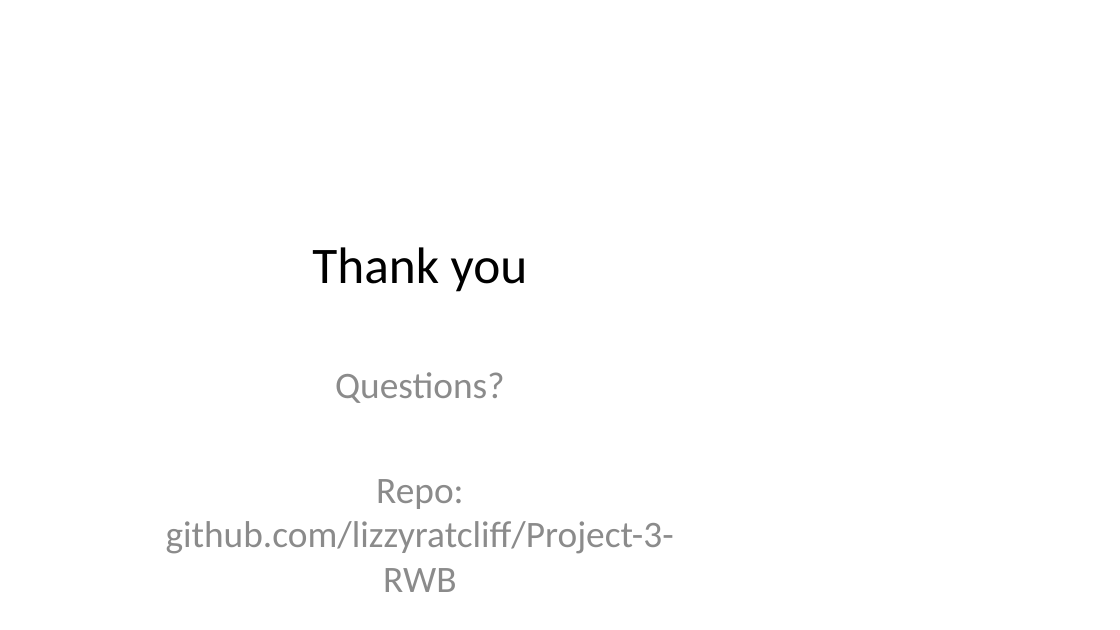
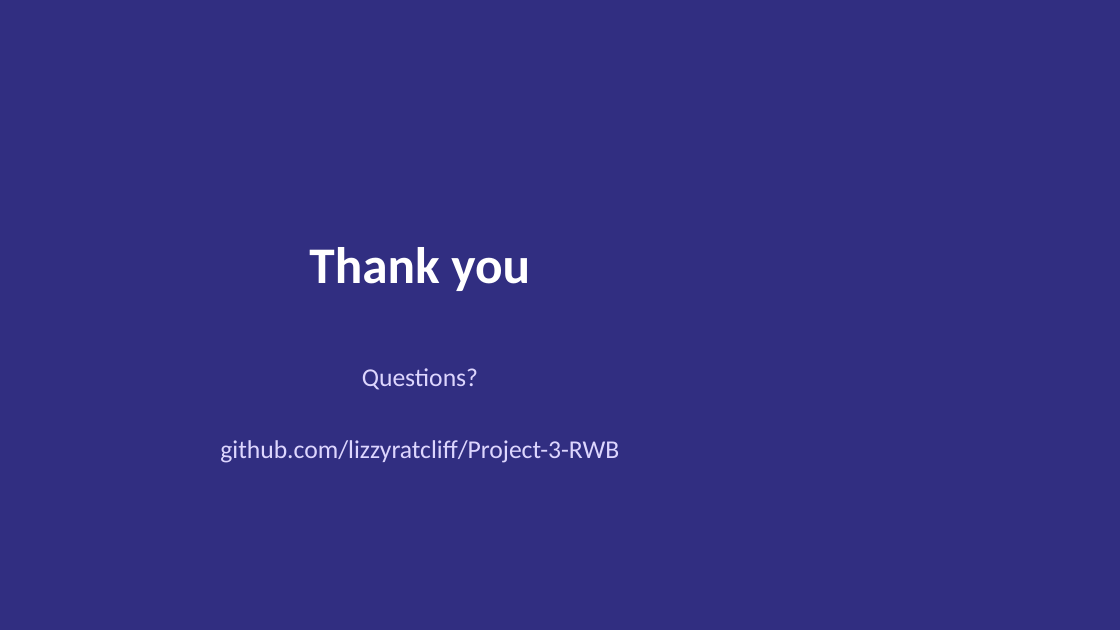
Before and after one commit to lizzyratcliff/Project-3-RWB, a slide deck: slide 8 of RWB_KIN7518_Presentation.pptx (slide 7 before the commit). Drawn at 1120x630 pixels with LibreOffice and Linux fonts; fonts in the diff are those of the drawing. Boxes give left, top, right and bottom in pixels: in the first picture for what was removed or moved away, otherwise in the second. Text is boxed around its words. In the diff, an @@ line names an element or a change of style, - is before the commit and + after.

```diff
--- a/RWB_KIN7518_Presentation.pptx
+++ b/RWB_KIN7518_Presentation.pptx
@@ background #FFFFFF to #312E81 @@
@@ title "Thank you" at <box>309,247,530,291</box>: text colour #000000 to #FFFFFF, bold on @@
@@ subtitle at <box>362,368,478,390</box>: size 32 to 22 pt, text colour #8C8C8C to #DDD6FE in "Questions?"; less space between paragraphs @@
@@ subtitle at <box>220,440,619,463</box>: text changed; size 32 to 22 pt; text colour #8C8C8C to #DDD6FE @@
-Repo: github.com/lizzyratcliff/Project-3-RWB
+github.com/lizzyratcliff/Project-3-RWB
```
Also in this commit, not shown: 6 other slides changed, 1 slide added, 2 other files.
